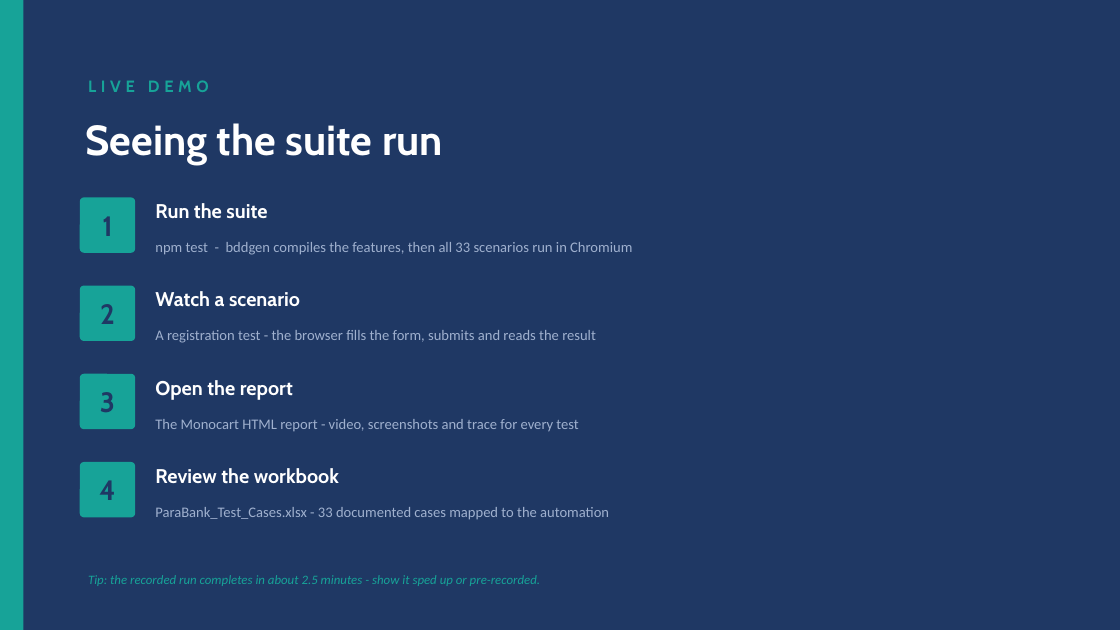
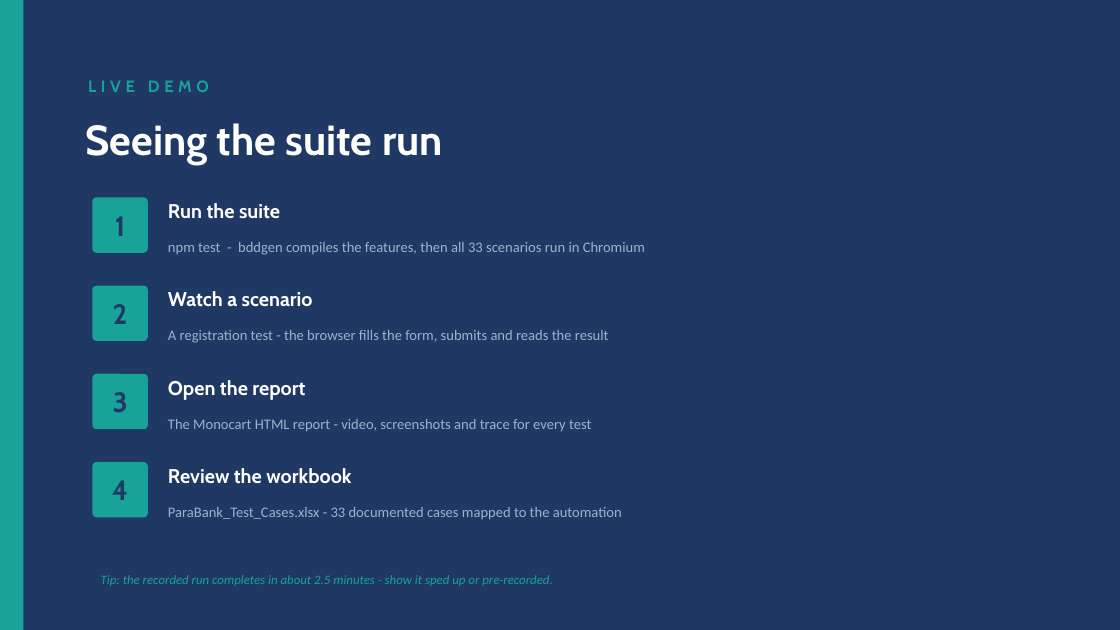
Before and after one commit to ashikmohamed86-svg/parabank-automation, a slide deck: slide 12 of presentation/ParaBank_Assessment_Demo.pptx (slide 7 before the commit). Drawn at 1120x630 pixels with LibreOffice and Linux fonts; fonts in the diff are those of the drawing. Boxes give left, top, right and bottom in pixels: in the first picture for what was removed or moved away, otherwise in the second. Text is boxed around its words. In the diff, an @@ line names an element or a change of style, - is before the commit and + after.

Commit message:
feat: expand the demo deck to 17 slides for a 10+ minute walkthrough

```diff
--- a/presentation/ParaBank_Assessment_Demo.pptx
+++ b/presentation/ParaBank_Assessment_Demo.pptx
@@ 5 texts, 4 rounded rectangles: place and size @@
-5 texts, 4 rounded rectangles at [80, 197, 540, 586]
+5 texts, 4 rounded rectangles at [92, 197, 552, 586]
@@ 8 texts: place and size @@
-8 texts at [155, 203, 632, 520]
+8 texts at [168, 203, 645, 520]
```
Also in this commit, not shown: 8 other slides changed, 8 slides added, 2 slides removed.
